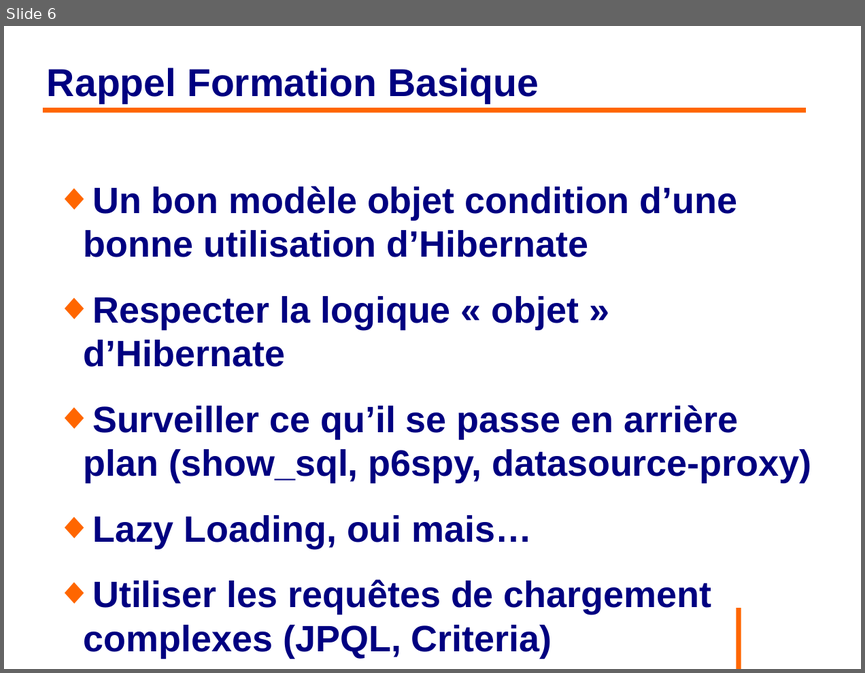
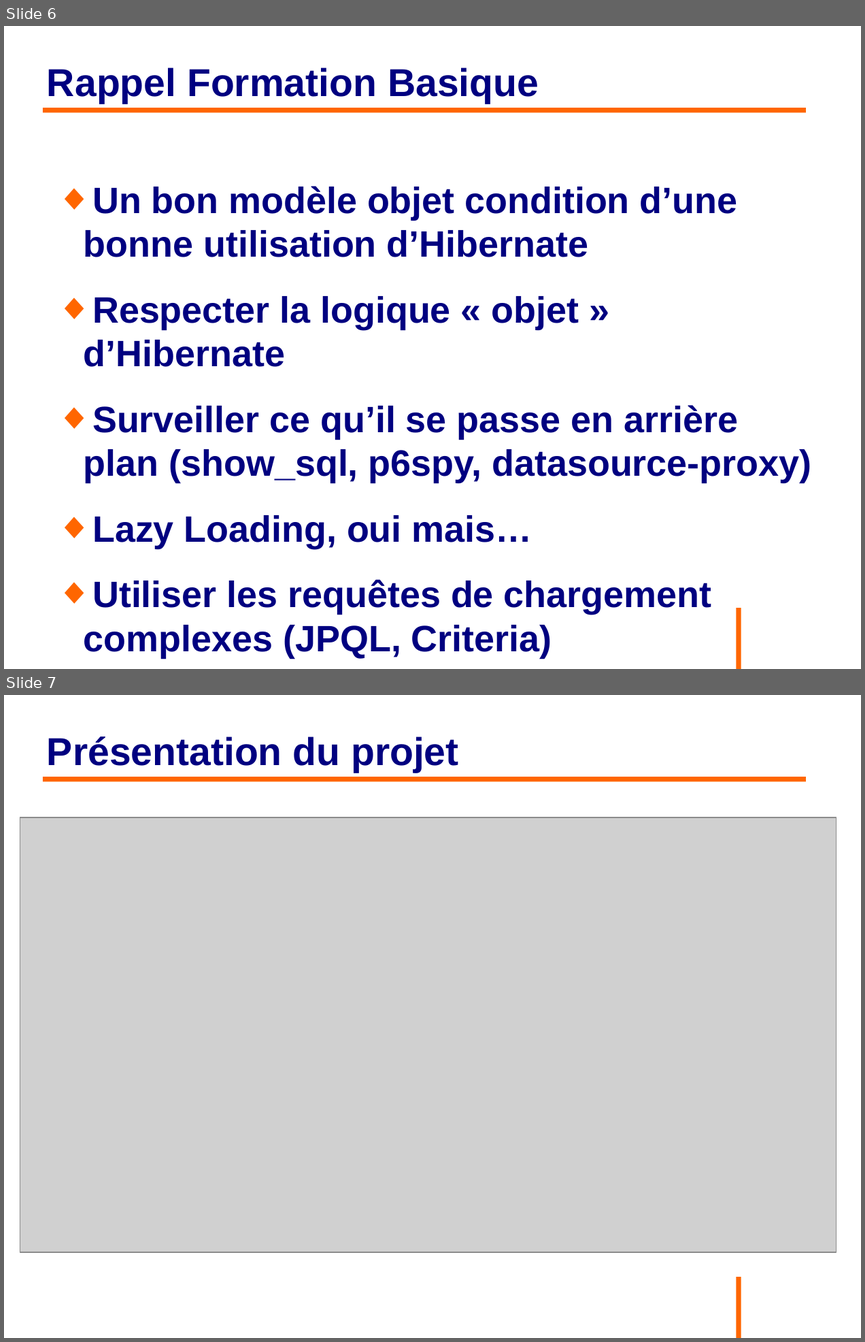
Before and after one commit to philphils/formation-hibernate-avancee, a slide deck: Documentation/diapo_formation_hibernate_avancee.odp. Shown one above the other, each under a label of ours: slide 6 before the commit, slides 6 and 7 after it. The pictures are 865x673 and 865x1342 pixels, drawn with LibreOffice and Linux fonts; fonts in the diff are those of the drawing; grey boxes stand for pictures; background and template pictures are left out. Boxes give left, top, right and bottom in pixels: in the first picture for what was removed or moved away, otherwise in the second. Text is boxed around its words. In the diff, an @@ line names an element or a change of style, - is before the commit and + after.

Commit message:
Mise à jour uml

```diff
--- a/Documentation/diapo_formation_hibernate_avancee.odp
+++ b/Documentation/diapo_formation_hibernate_avancee.odp
@@ slide 7 added at [4, 695, 861, 1338], background #FFFFFF; not listed: 1 template element that a slide beside it also shows @@
@@ title added at [47, 736, 459, 773], 36 pt, text #000080, bold @@
+Présentation du projet
@@ line added from (43, 779) to (806, 779), #FF6600 4.54 pt @@
@@ picture added at [20, 817, 837, 1252] @@
```
